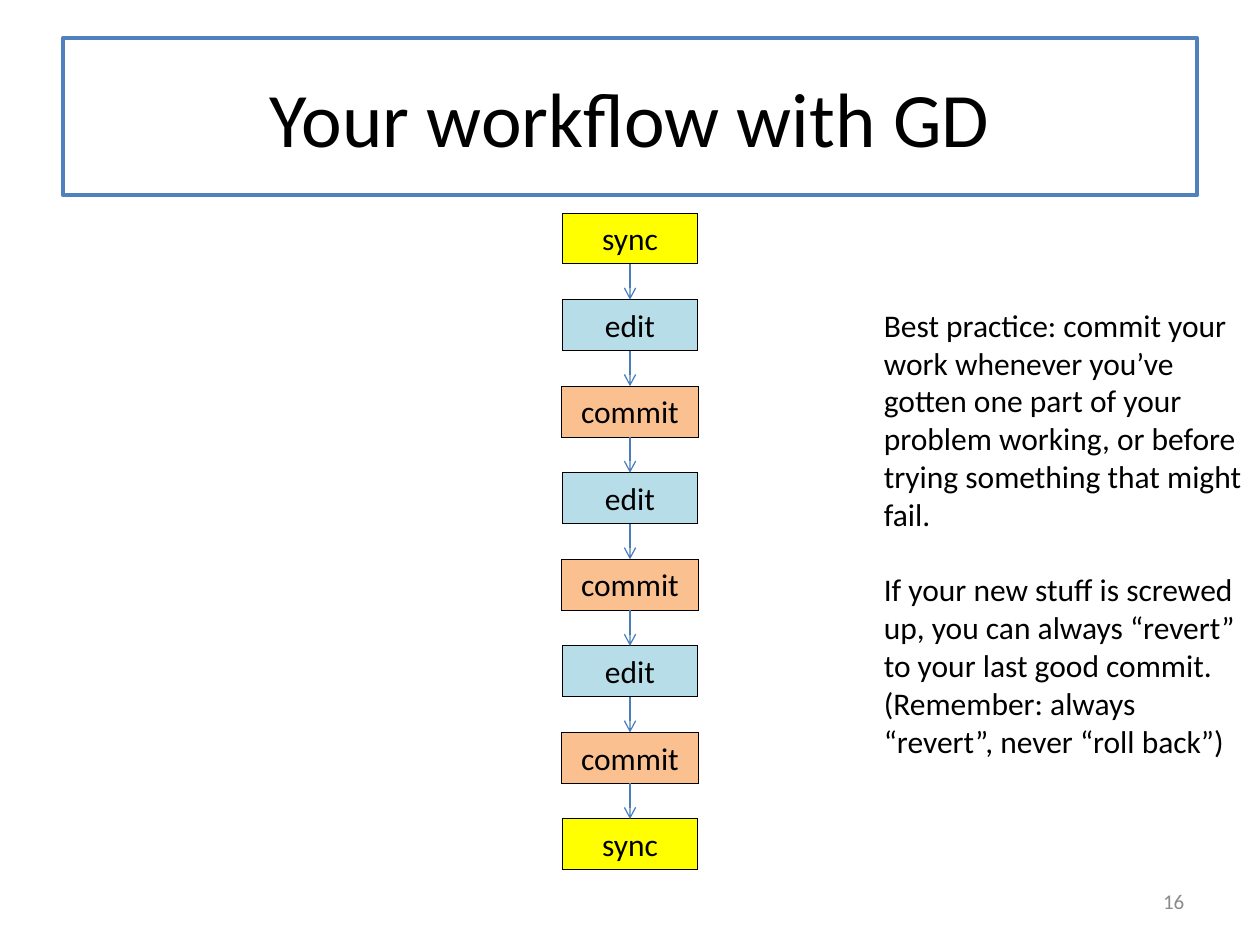
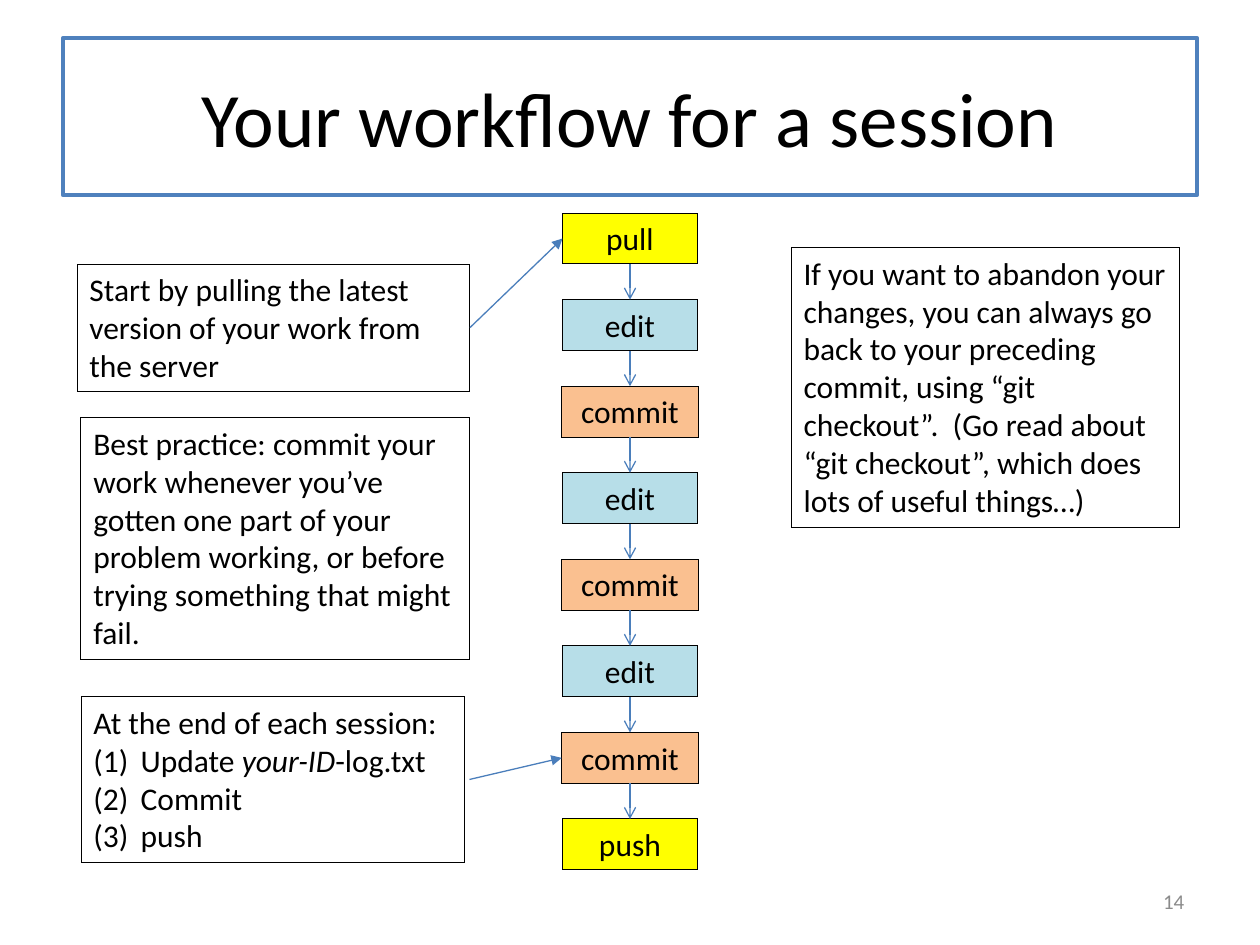
Before and after one commit to mwand/cs5010f17, a slide deck: slide 14 of Slides/Lesson 0.5 Introduction to Git.pptx (slide 16 before the commit). Drawn at 1260x945 pixels with LibreOffice and Linux fonts; fonts in the diff are those of the drawing. Boxes give left, top, right and bottom in pixels: in the first picture for what was removed or moved away, otherwise in the second. Text is boxed around its words. In the diff, an @@ line names an element or a change of style, - is before the commit and + after.

```diff
--- a/Slides/Lesson 0.5 Introduction to Git.pptx
+++ b/Slides/Lesson 0.5 Introduction to Git.pptx
@@ title at (x1=202, y1=93, x2=1057, y2=148): text changed @@
-Your workflow with GD
+Your workflow for a session
@@ arrow added from (470, 328) to (562, 238), #4B7EBC 0.75 pt @@
@@ text in rectangle at (x1=606, y1=228, x2=653, y2=255): text changed @@
-sync
+pull
@@ rectangle added at (x1=77, y1=265, x2=470, y2=392), outline #000000 0.75 pt, 18 pt, text #000000 @@
+Start by pulling the latest version of your work from the server
@@ rectangle added at (x1=791, y1=247, x2=1179, y2=527), outline #000000 0.75 pt, 18 pt, text #000000 @@
+If you want to abandon your changes, you can always go back to your preceding commit, using “git checkout”. (Go read about “git checkout”, which does lots of useful things…)
@@ rectangle "Best practice: commit your work ..." resized from (x1=884, y1=315, x2=1241, y2=757) to (x1=81, y1=418, x2=469, y2=660) @@
@@ rectangle "Best practice: commit your work ..." at (x1=81, y1=418, x2=469, y2=660): outline none to #000000 0.75 pt @@
@@ text in rectangle at (x1=884, y1=579, x2=1235, y2=757): paragraphs removed @@
-If your new stuff is screwed up, you can always “revert” to your last good commit.
-(Remember: always “revert”, never “roll back”)
@@ rectangle added at (x1=81, y1=697, x2=464, y2=862), outline #000000 0.75 pt, 18 pt, text #000000 @@
+At the end of each session:
+(1) Update your-ID-log.txt
+(2) Commit
+(3) push
@@ arrow added from (470, 780) to (562, 757), #4B7EBC 0.75 pt @@
@@ text in rectangle at (x1=599, y1=834, x2=661, y2=861): text changed @@
-sync
+push
@@ page number at (x1=1163, y1=895, x2=1184, y2=909): text changed @@
-16
+14
```
Also in this commit, not shown: 9 other slides changed, 2 slides added, 12 slides removed, 44 other files.
